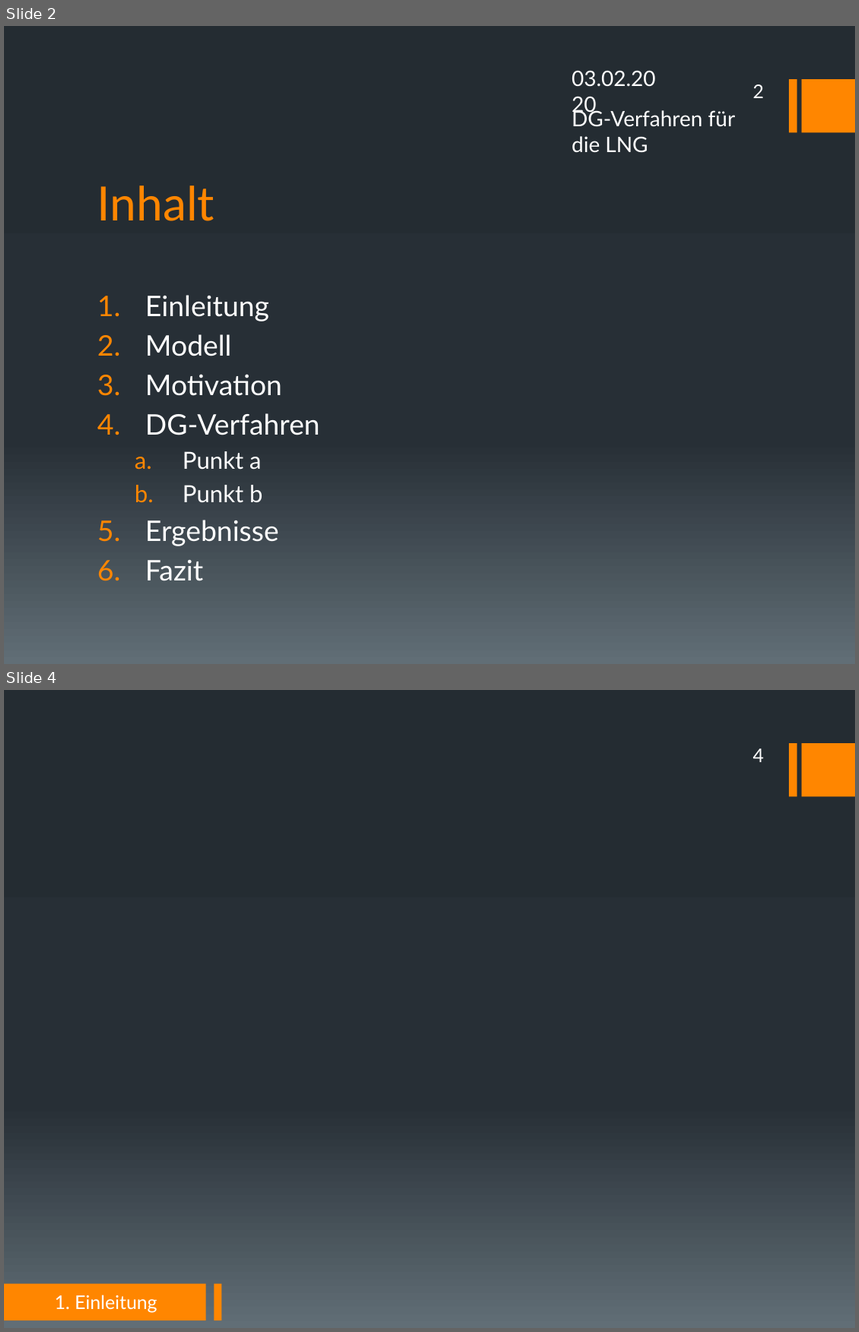
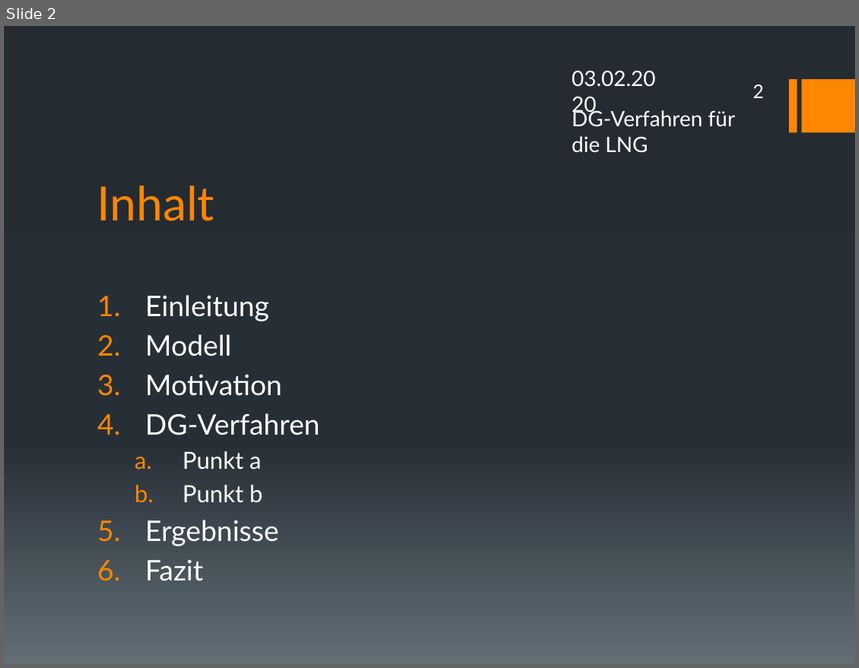
Before and after one commit to DerKleineGauss/Masterarbeit, a slide deck: Abschlussvortrag/Präsentation.pptx. Shown one above the other, each under a label of ours: slides 2 and 4 before the commit, slide 2 after it; the slides between them are not shown. The pictures are 859x1332 and 859x668 pixels, drawn with LibreOffice and Linux fonts; fonts in the diff are those of the drawing. Boxes give left, top, right and bottom in pixels: in the first picture for what was removed or moved away, otherwise in the second. Text is boxed around its words. In the diff, an @@ line names an element or a change of style, - is before the commit and + after.

```diff
--- a/Abschlussvortrag/Präsentation.pptx
+++ b/Abschlussvortrag/Präsentation.pptx
@@ slide 4 removed at box(4, 690, 855, 1328), background gradient #242C33 to #273037 to #636D76; not listed: 2 template elements that a slide beside it also shows @@
@@ page number removed at box(753, 749, 764, 762) @@
-4
@@ rectangle removed at box(4, 1284, 207, 1321) @@
@@ text removed at box(55, 1295, 157, 1313) @@
-1. Einleitung
@@ rectangle removed at box(215, 1284, 222, 1321) @@
```
Also in this commit, not shown: 4 slides changed, 4 slides added, 3 other files.
